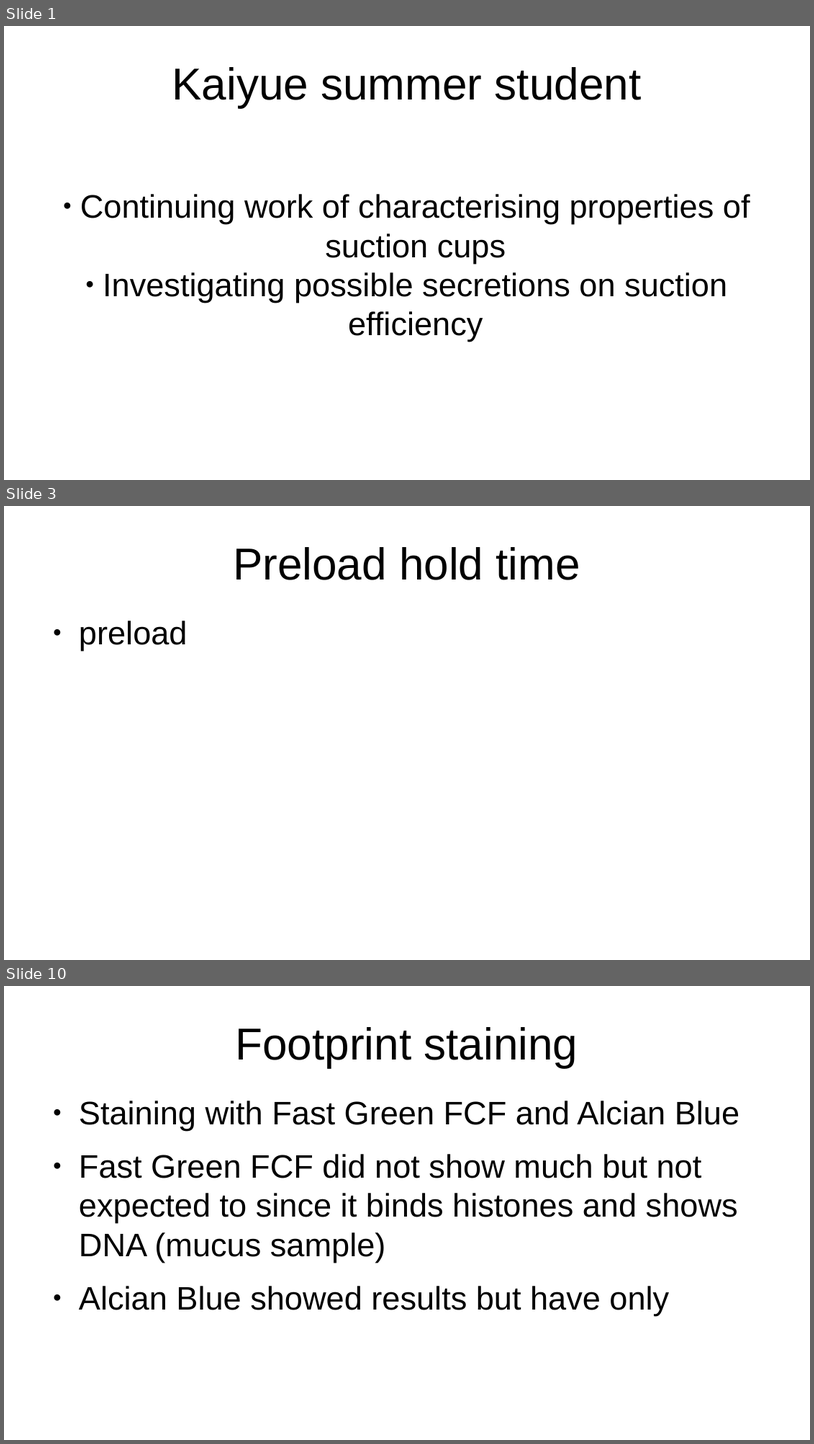
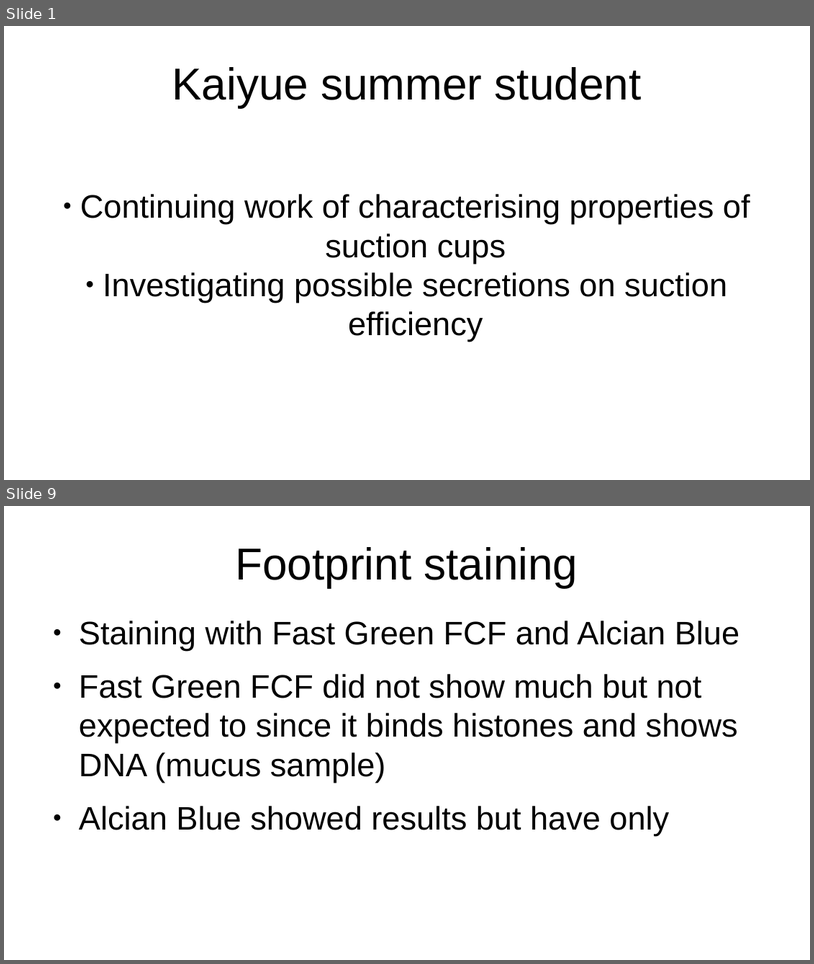
Before and after one commit to bananaturtlesandwich/beetle, a slide deck: presentation.odp. Shown one above the other, each under a label of ours: slides 1, 3 and 10 before the commit, slides 1 and 9 after it; the slides between them are not shown. The pictures are 814x1444 and 814x964 pixels, drawn with LibreOffice and Linux fonts; fonts in the diff are those of the drawing. Boxes give left, top, right and bottom in pixels: in the first picture for what was removed or moved away, otherwise in the second. Text is boxed around its words. In the diff, an @@ line names an element or a change of style, - is before the commit and + after.

```diff
--- a/presentation.odp
+++ b/presentation.odp
@@ slide 3 removed at (x1=4, y1=506, x2=810, y2=960), background #FFFFFF @@
@@ title removed at (x1=233, y1=547, x2=581, y2=580) @@
-Preload hold time
@@ text removed at (x1=79, y1=620, x2=188, y2=651) @@
-● preload
@@ what was slide 10 is now slide 9 @@
```
Also in this commit, not shown: 2 slides changed, 6 slides added, 5 other slides removed, 14 other files.
